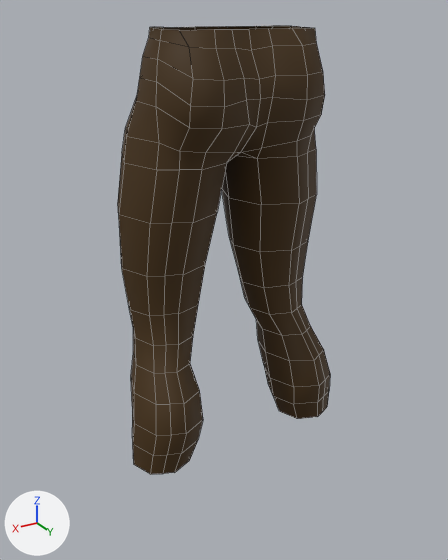
Two versions of the FBX model Assets/Models/pants.fbx, one commit apart.
Before and after are seen from a camera (50 mm lens) standing at (0.663, 1.123, 1.249) and looking at (0.003, 0.024, 0.699). Lighting does not change. The marker at lower left points along +X, +Y and +Z. Mesh edges are drawn as thin lines. Where no turn or scale is listed for an object, it has been applied to the vertices.

The first picture shows 'Pants'.
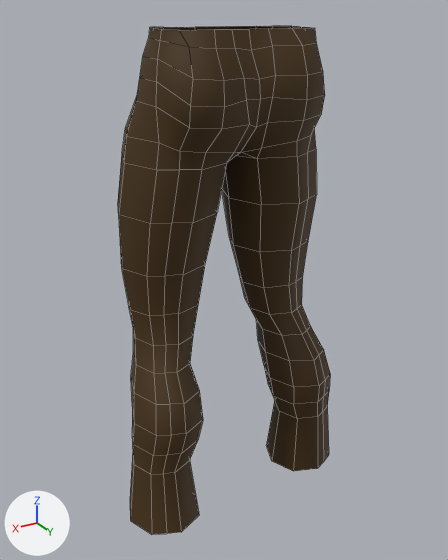
Where the change shows, as pixel boxes (x1, y1, x2, y2) in the pictures (448 x 560 px):
'Pants', reshaped (13% taller): before (118, 26, 330, 474); after (118, 26, 330, 534)
part 1 of me_circle_005, added (brown): after (130, 457, 199, 534)
part 2 of me_circle_005, added (brown): after (266, 400, 329, 471)

What the commit changed:
me_circle_005 is used by ob_pants; location (0.0, 0.0, 0.0).
me_circle_005 had 276 vertices, 262 faces and spanned x -0.265..0.265, y -0.119..0.171, z 0.327..1.226.
me_circle_005 now has 294 vertices, 280 faces and spans x -0.293..0.29, y -0.119..0.179, z 0.161..1.226.
Part 1, on me_circle_005:
9 vertices are added at x 0.123..0.29, y 0.006..0.179, z 0.193..0.197.
9 new faces join them.
Part 2, on me_circle_005:
9 vertices are added at x -0.293..-0.126, y -0.032..0.141, z 0.161..0.165.
9 new faces join them.
